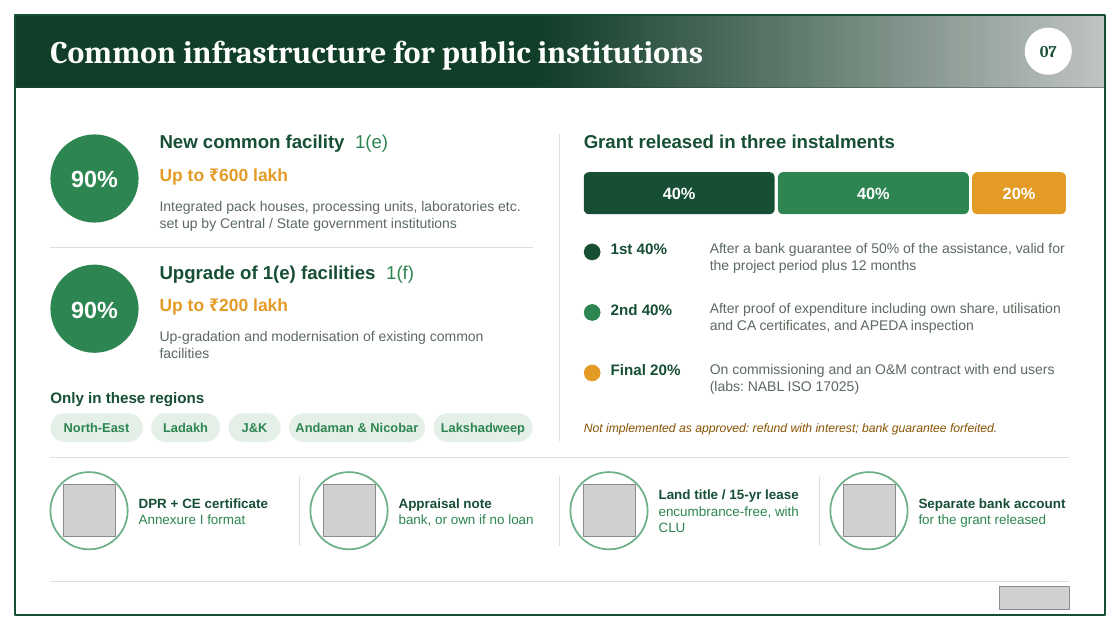
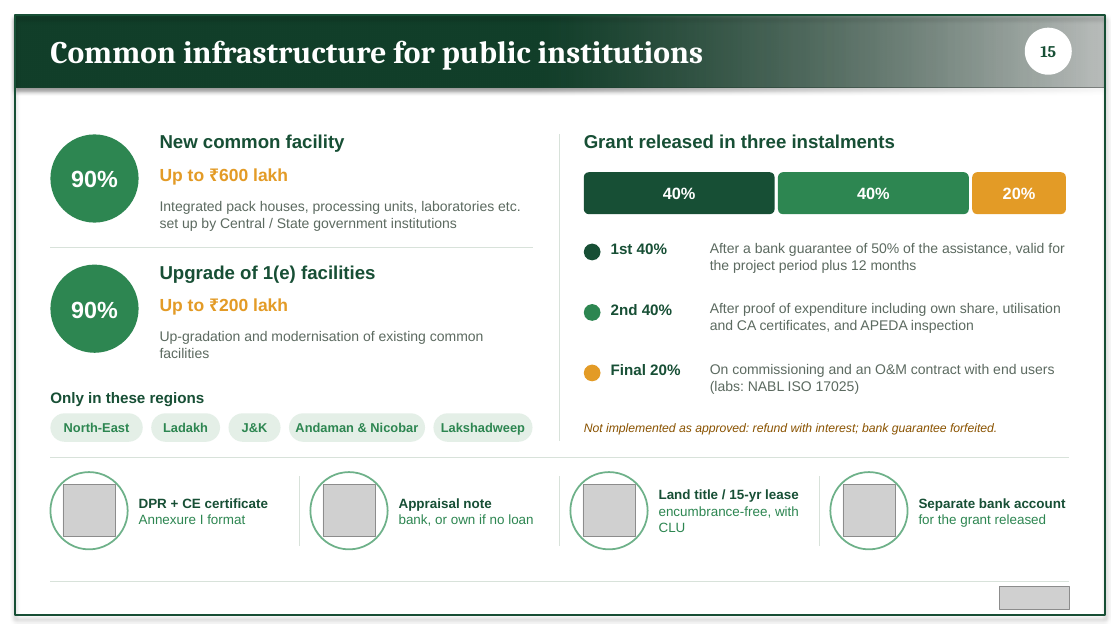
Before and after one commit to BantheFox012/FM, a slide deck: slide 15 of APEDA_BKNY.pptx (slide 7 before the commit). Drawn at 1120x630 pixels with LibreOffice and Linux fonts; fonts in the diff are those of the drawing; grey boxes stand for pictures. Boxes give left, top, right and bottom in pixels: in the first picture for what was removed or moved away, otherwise in the second. Text is boxed around its words. In the diff, an @@ line names an element or a change of style, - is before the commit and + after.

```diff
--- a/APEDA_BKNY.pptx
+++ b/APEDA_BKNY.pptx
@@ rectangle at [15, 15, 1105, 87]: shadow on @@
@@ rectangle at [15, 15, 1105, 615]: shadow on @@
@@ text at [1040, 46, 1056, 57]: text changed @@
-07
+15
@@ text at [160, 134, 345, 152]: text changed @@
-New common facility 1(e)
+New common facility
@@ text at [160, 265, 375, 283]: text changed @@
-Upgrade of 1(e) facilities 1(f)
+Upgrade of 1(e) facilities
```
Also in this commit, not shown: 12 other slides changed, 1 slide added.
